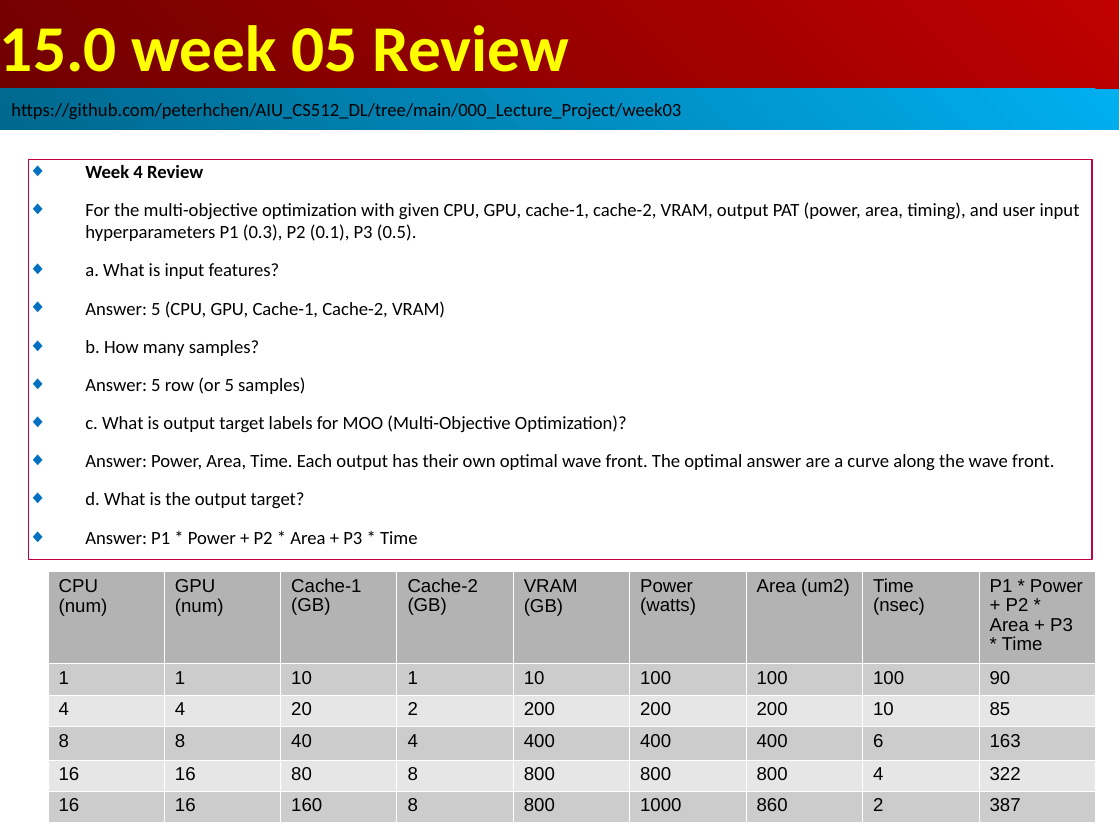
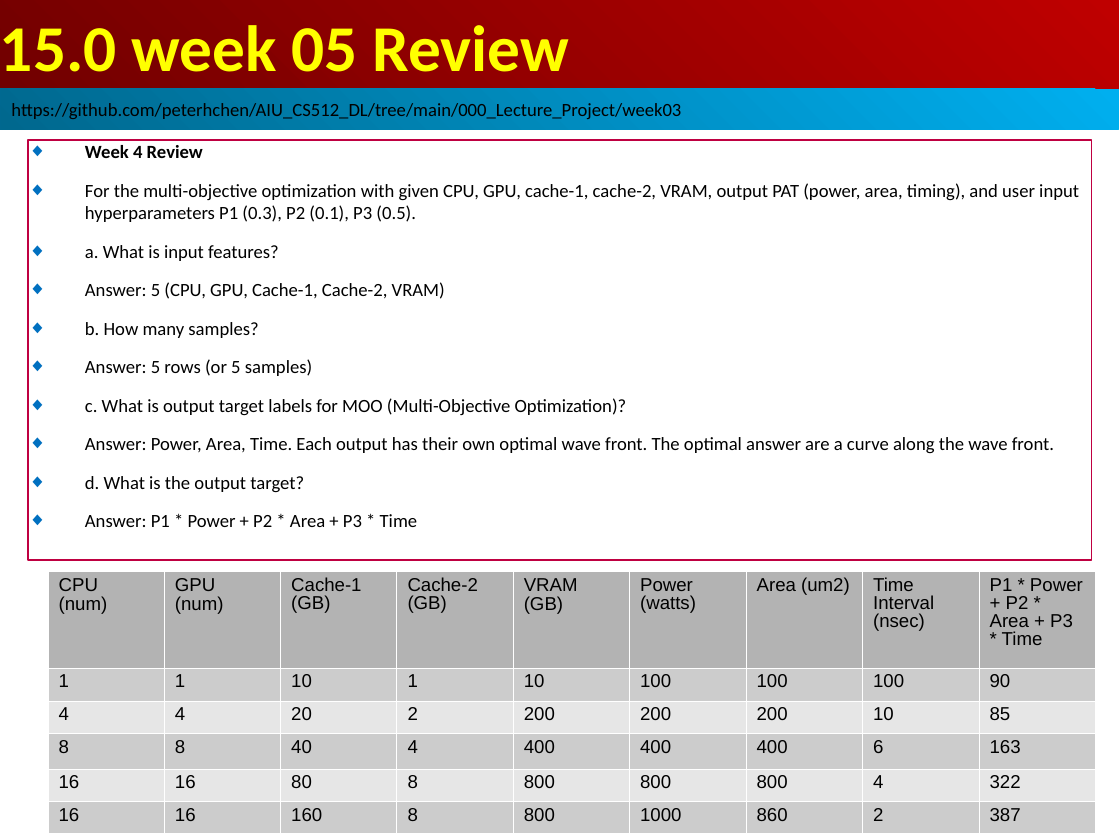
Before and after one commit to peterhchen/AIU_CS512_DL, a slide deck: slide 7 of 000_Lecture_Project/week06/01_Lecture/15.00_w05_review.ppt. Drawn at 1120x840 pixels with LibreOffice and Linux fonts; fonts in the diff are those of the drawing. Boxes give left, top, right and bottom in pixels: in the first picture for what was removed or moved away, otherwise in the second. Text is boxed around its words. In the diff, an @@ line names an element or a change of style, - is before the commit and + after.

```diff
--- a/000_Lecture_Project/week06/01_Lecture/15.00_w05_review.ppt
+++ b/000_Lecture_Project/week06/01_Lecture/15.00_w05_review.ppt
@@ rectangle "Week 4 Review" resized from (x1=28, y1=159, x2=1092, y2=560) to (x1=28, y1=140, x2=1092, y2=560) @@
@@ text in rectangle at (x1=85, y1=359, x2=312, y2=376): text changed @@
-◆ Answer: 5 row (or 5 samples)
+◆ Answer: 5 rows (or 5 samples)
@@ table at (x1=48, y1=571, x2=1096, y2=833) @@
-row 1, column 8: Time (nsec)
+row 1, column 8: Time Interval (nsec)
@@ line spacing 0.93 to 0.87 @@
@@ page number rewrapped from (x1=1040, y1=791, x2=1049, y2=792) to (x1=1040, y1=789, x2=1049, y2=812) @@
```
Also in this commit, not shown: 6 other slides changed, 2 other files.
